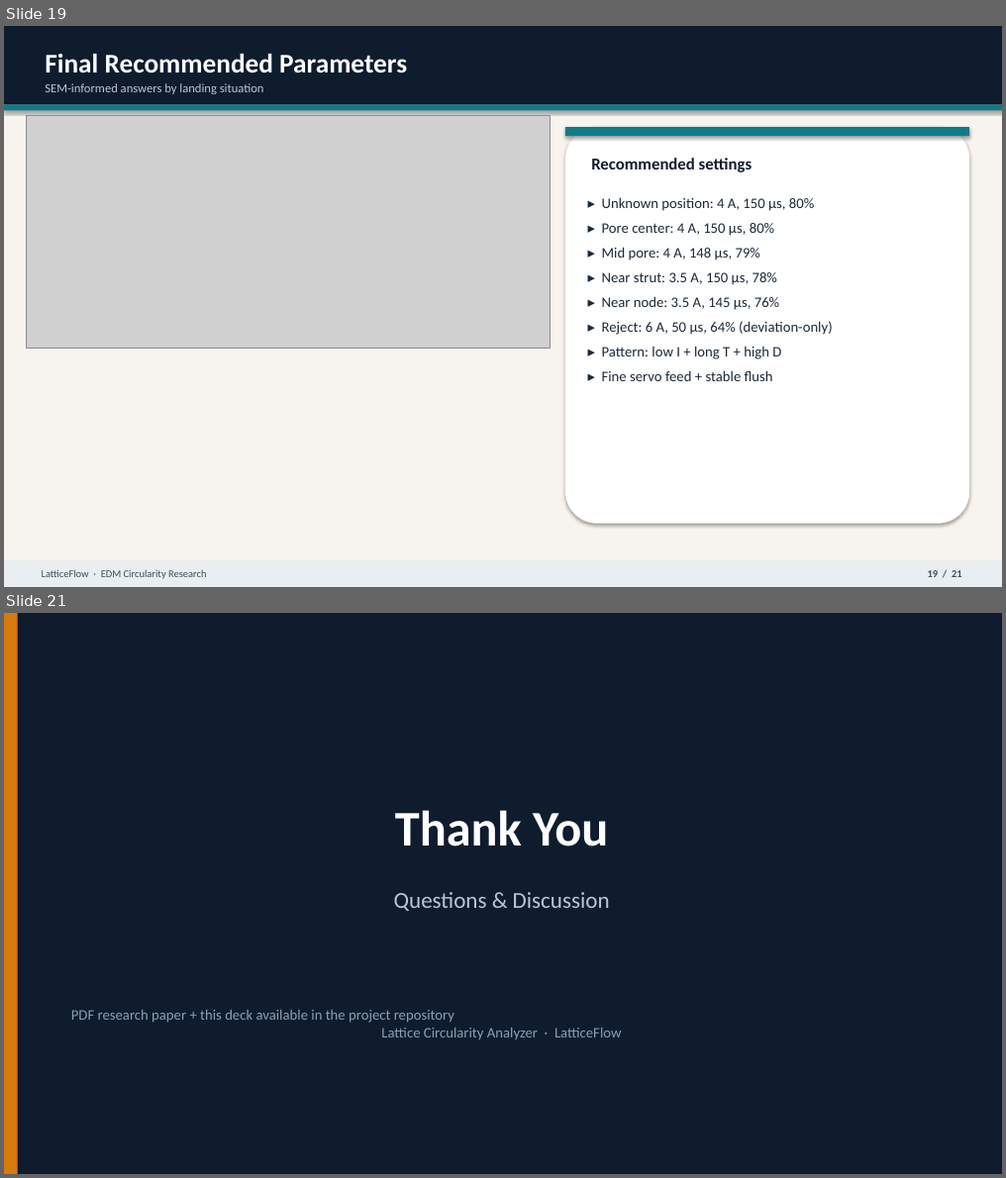
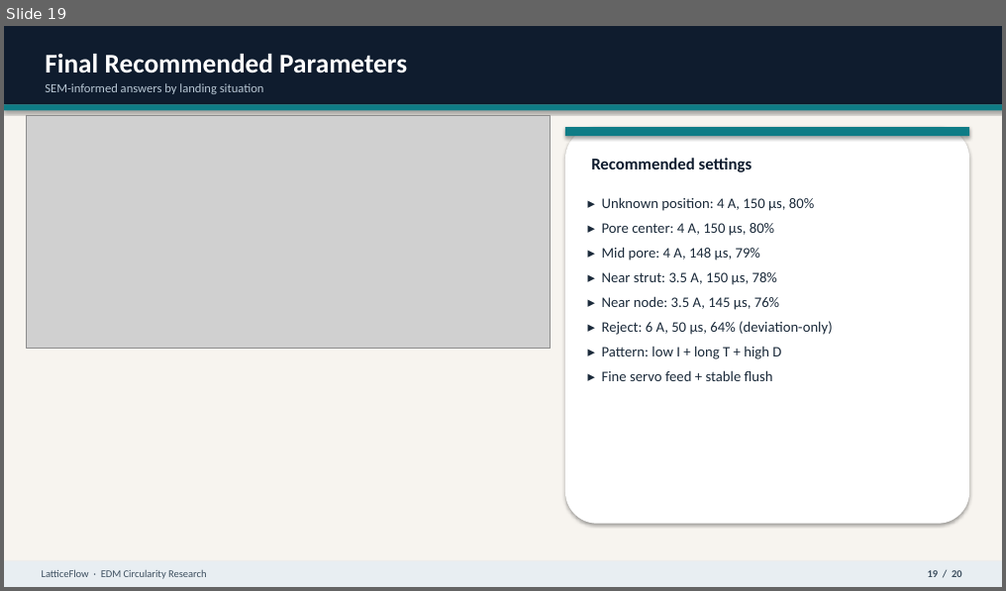
Before and after one commit to shekharaj0007/Lattice-Circularity-Analyzer, a slide deck: Lattice_EDM_Circularity_Premium_Presentation.pptx. Shown one above the other, each under a label of ours: slides 19 and 21 before the commit, slide 19 after it; the slides between them are not shown. The pictures are 1006x1178 and 1006x591 pixels, drawn with LibreOffice and Linux fonts; fonts in the diff are those of the drawing; grey boxes stand for pictures. Boxes give left, top, right and bottom in pixels: in the first picture for what was removed or moved away, otherwise in the second. Text is boxed around its words. In the diff, an @@ line names an element or a change of style, - is before the commit and + after.

```diff
--- a/Lattice_EDM_Circularity_Premium_Presentation.pptx
+++ b/Lattice_EDM_Circularity_Premium_Presentation.pptx
@@ slide 21 removed at (x1=4, y1=613, x2=1002, y2=1174), background #0F1C2E @@
@@ rectangle removed at (x1=4, y1=613, x2=1002, y2=1174) @@
@@ rectangle removed at (x1=4, y1=613, x2=18, y2=1174) @@
@@ text removed at (x1=395, y1=810, x2=608, y2=847) @@
-Thank You
@@ text removed at (x1=394, y1=892, x2=610, y2=911) @@
-Questions & Discussion
@@ text removed at (x1=71, y1=1010, x2=622, y2=1041) @@
-PDF research paper + this deck available in the project repository
-Lattice Circularity Analyzer · LatticeFlow
@@ slide 19 changed as well @@
@@ text at (x1=928, y1=570, x2=962, y2=577): text changed @@
-19 / 21
+19 / 20
```
Also in this commit, not shown: 17 other slides changed, 1 slide added, 1 other slide removed.
